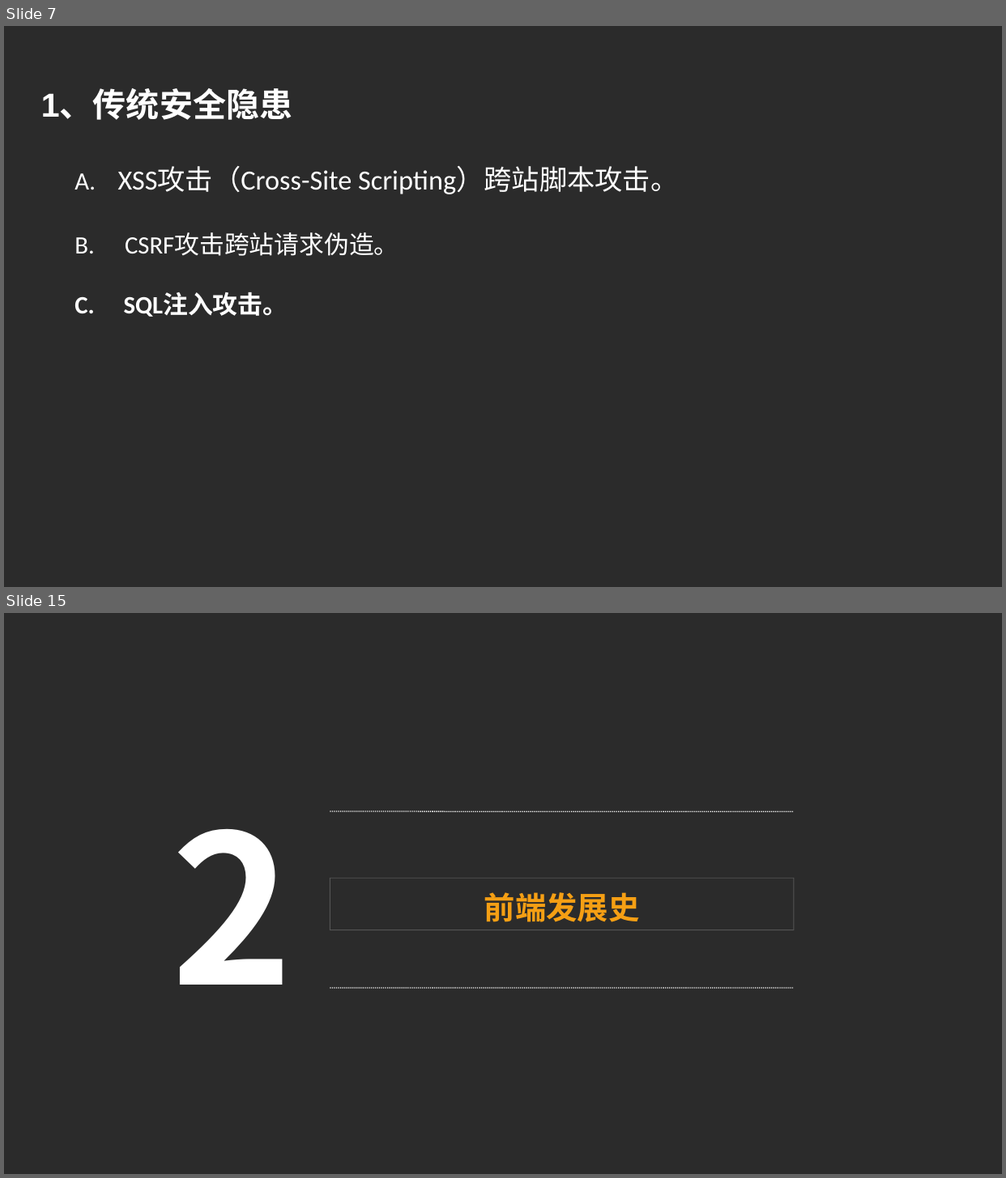
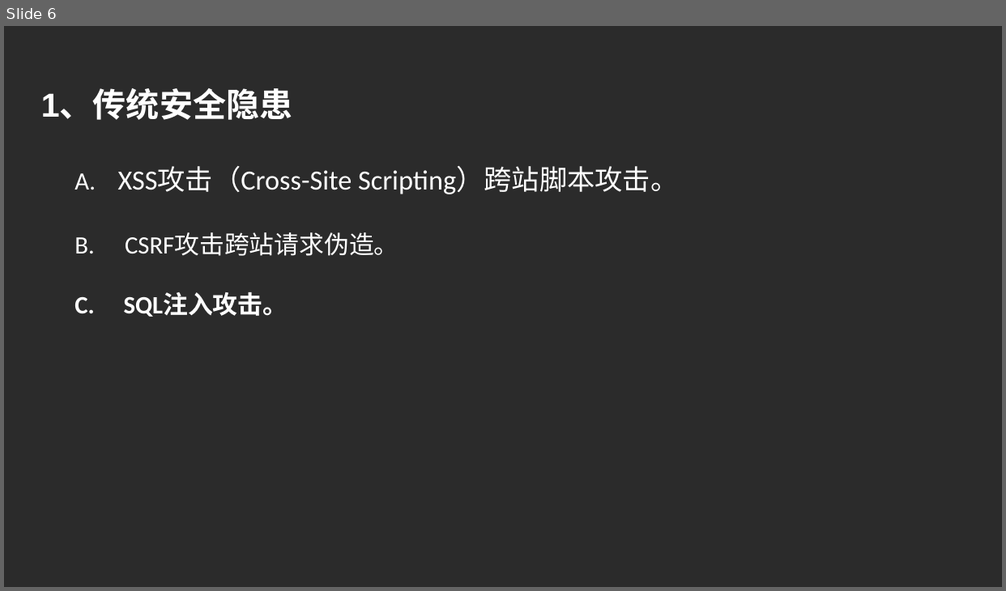
Before and after one commit to luke93h/git-blog, a slide deck: src/npm木马.pptx. Shown one above the other, each under a label of ours: slides 7 and 15 before the commit, slide 6 after it; the slides between them are not shown. The pictures are 1006x1178 and 1006x591 pixels, drawn with LibreOffice and Linux fonts; fonts in the diff are those of the drawing; background and template pictures are left out; a plain dark background stands for a picture behind light text. Boxes give left, top, right and bottom in pixels: in the first picture for what was removed or moved away, otherwise in the second. Text is boxed around its words. In the diff, an @@ line names an element or a change of style, - is before the commit and + after.

```diff
--- a/src/npm木马.pptx
+++ b/src/npm木马.pptx
@@ slide 15 removed at (x1=4, y1=613, x2=1002, y2=1174), background picture (left out) @@
@@ text removed at (x1=172, y1=829, x2=293, y2=985) @@
-2
@@ line removed from (330, 811) to (794, 811) @@
@@ rectangle removed at (x1=330, y1=879, x2=795, y2=931) @@
-前端发展史
@@ line removed from (330, 988) to (794, 988) @@
@@ what was slide 7 is now slide 6 @@
```
Also in this commit, not shown: 2 slides changed, 8 slides added, 48 other slides removed.
